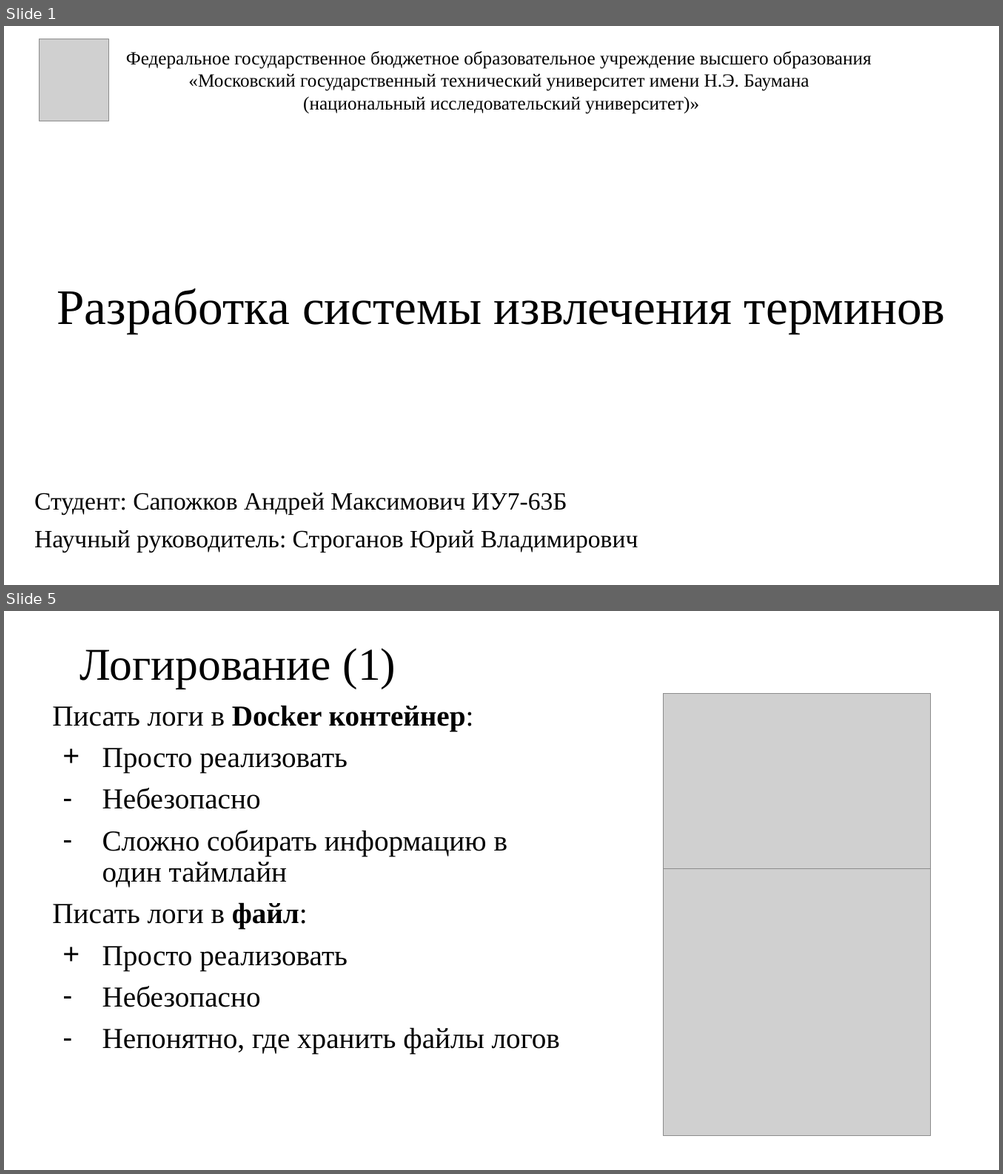
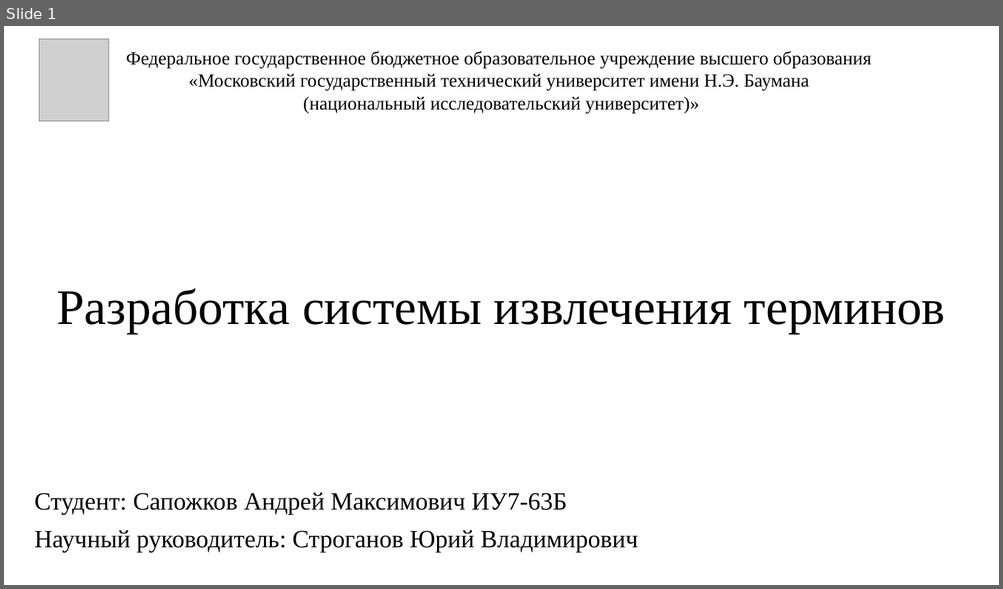
Before and after one commit to Inspirate789/Thermy-backend, a slide deck: docs/presentation/databases/presentation.pptx. Shown one above the other, each under a label of ours: slides 1 and 5 before the commit, slide 1 after it; the slides between them are not shown. The pictures are 1003x1174 and 1003x589 pixels, drawn with LibreOffice and Linux fonts; fonts in the diff are those of the drawing; grey boxes stand for pictures. Boxes give left, top, right and bottom in pixels: in the first picture for what was removed or moved away, otherwise in the second. Text is boxed around its words. In the diff, an @@ line names an element or a change of style, - is before the commit and + after.

```diff
--- a/docs/presentation/databases/presentation.pptx
+++ b/docs/presentation/databases/presentation.pptx
@@ slide 5 removed at box(4, 611, 999, 1170), background #FFFFFF @@
@@ title removed at box(79, 648, 396, 688) @@
-Логирование (1)
@@ picture removed at box(663, 693, 930, 869) @@
@@ text removed at box(52, 705, 560, 1054) @@
-Писать логи в Docker контейнер:
-+ Просто реализовать
-– Небезопасно
-– Сложно собирать информацию в один таймлайн
-Писать логи в файл:
-+ Просто реализовать
-– Небезопасно
-– Непонятно, где хранить файлы логов
@@ picture removed at box(663, 869, 930, 1136) @@
```
Also in this commit, not shown: 10 slides changed, 2 slides added, 1 other slide removed, 9 other files.
